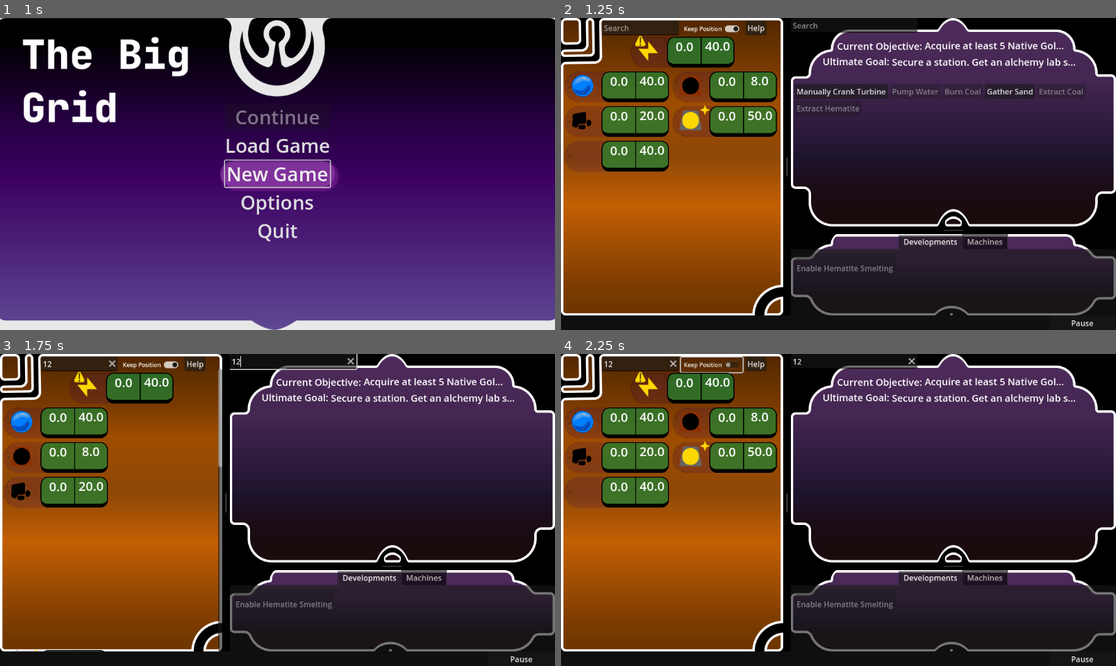
Above: before the commit, frames 1-4 (two rows, left to right).
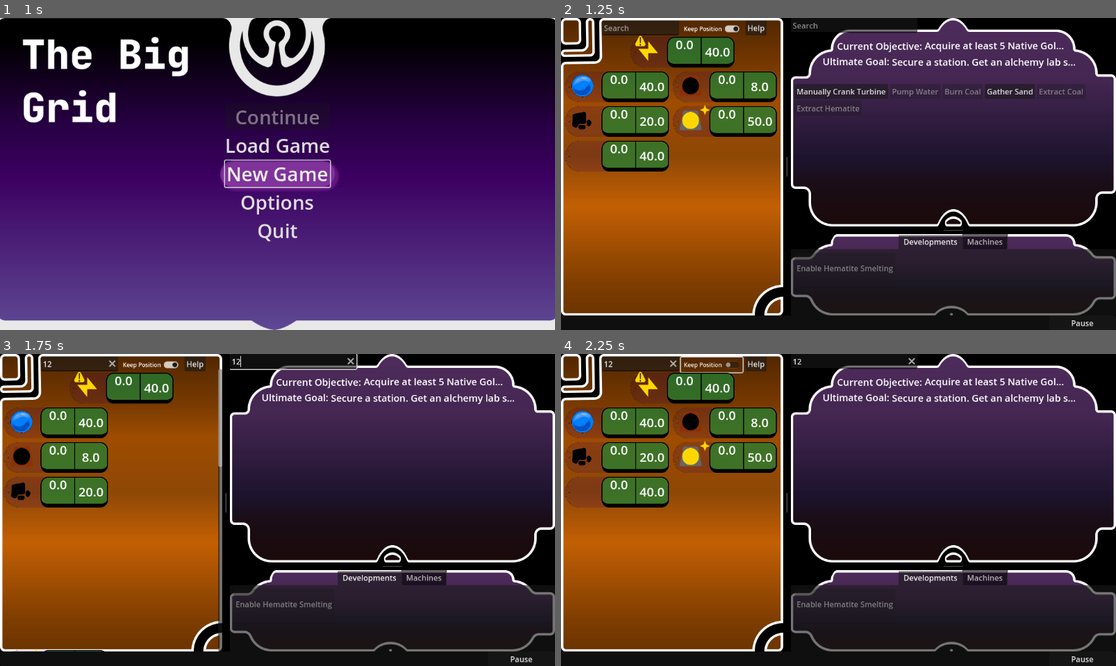
Above: after the commit, the same moments.

Repository: Carth501/The-Big-Grid
Game: Godot game, scene res://scenes/MainMenu.tscn
Two runs of this game, one before a commit and one after it. Both use one fixed random seed, a clock stepped at 60 frames per second and the inputs below. Sound files missing from this copy of the repository are replaced by a short silence.
Inputs (mouse positions are in pixels of both pictures, inside the frame that each line leads up to):
- Up to frame 1 (1 s): click "New Game" at 0.5 s
- Up to frame 2 (1.25 s): no input
- Up to frame 3 (1.75 s): click (77, 363) at 1.27 s; type "12" at 1.35 s; click (294, 360) at 1.5 s; type "12" at 1.58 s
- Up to frame 4 (2.25 s): click "Keep Position" at 2 s

Frame 1 is identical in both runs. In frame 2, 1.0% of the frame differs, in the area x 8-39%, y 7-46%; in frame 3, 0.7%; in frame 4, 1.0%.
Error in both runs: Invalid call. Nonexistent function 'to_lower' in base 'Dictionary'. (res://scripts/display/FilterForeman.gd:61)

Commit message:
Move deltas into supply display counter

Diff:
--- a/scenes/display/SupplyDisplay.tscn
+++ b/scenes/display/SupplyDisplay.tscn
@@ -51,9 +51,9 @@
 anchor_left = 1.0
 anchor_right = 1.0
 offset_left = -137.0
-offset_top = 2.0
+offset_top = -2.0
 offset_right = -69.0
-offset_bottom = 60.0
+offset_bottom = 34.0
 grow_horizontal = 0
 mouse_filter = 2
 theme_override_font_sizes/normal_font_size = 26
@@ -68,9 +68,9 @@
 anchor_left = 1.0
 anchor_right = 1.0
 offset_left = -137.0
-offset_top = 55.0
+offset_top = 27.0
 offset_right = -69.0
-offset_bottom = 113.0
+offset_bottom = 63.0
 grow_horizontal = 0
 mouse_filter = 2
 theme_override_font_sizes/normal_font_size = 26
@@ -87,9 +87,9 @@
 anchor_right = 1.0
 anchor_bottom = 1.0
 offset_left = -69.0
-offset_top = -63.0
+offset_top = -51.0
 offset_right = -1.0
-offset_bottom = -4.0
+offset_bottom = -15.0
 grow_horizontal = 0
 grow_vertical = 0
 mouse_filter = 2
@@ -101,10 +101,10 @@
 
 [node name="SupplyChangeFeedback" type="Control" parent="Button"]
 anchors_preset = 0
-offset_left = 143.0
-offset_top = 59.0
-offset_right = 183.0
-offset_bottom = 99.0
+offset_left = 131.0
+offset_top = 27.0
+offset_right = 171.0
+offset_bottom = 67.0
 mouse_filter = 2
 script = ExtResource("2_1xhgp")
 
--- a/scenes/display/feedback/NegativeFeedback.tscn
+++ b/scenes/display/feedback/NegativeFeedback.tscn
@@ -6,4 +6,5 @@
 offset_right = 40.0
 offset_bottom = 23.0
 theme_override_colors/font_color = Color(0.709804, 0, 0, 1)
+theme_override_font_sizes/font_size = 24
 script = ExtResource("1_ewi2u")
--- a/scenes/display/feedback/PositiveFeedback.tscn
+++ b/scenes/display/feedback/PositiveFeedback.tscn
@@ -6,4 +6,5 @@
 offset_right = 40.0
 offset_bottom = 23.0
 theme_override_colors/font_color = Color(0, 0.560784, 0, 1)
+theme_override_font_sizes/font_size = 24
 script = ExtResource("1_kbm20")
--- a/scripts/display/ActionSection.gd
+++ b/scripts/display/ActionSection.gd
@@ -14,5 +14,4 @@
 	custom_minimum_size.y = vertical
 
 func _on_h_flow_container_child_entered_tree(_node: Node) -> void:
-	print("_on_h_flow_container_child_entered_tree")
 	recalculate_minimum_size()
